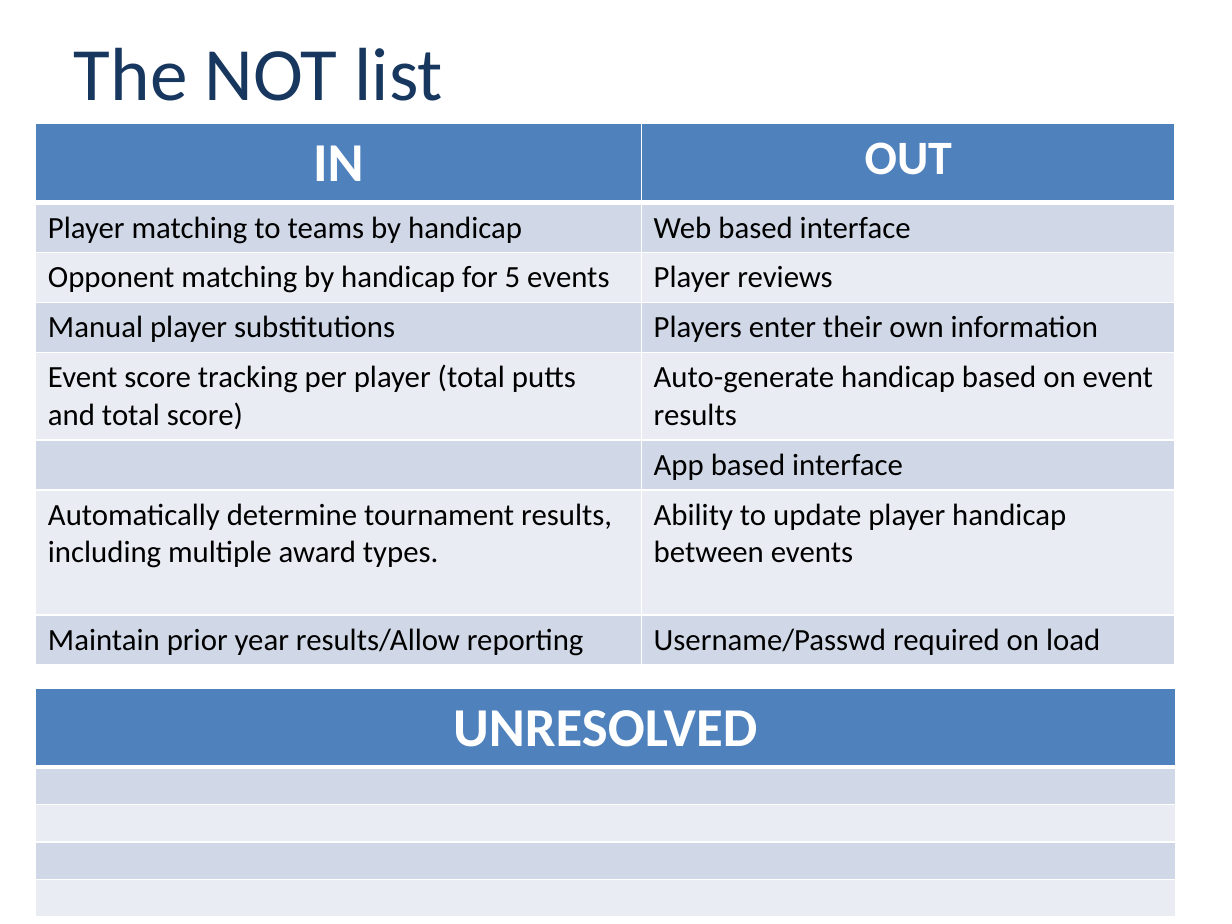
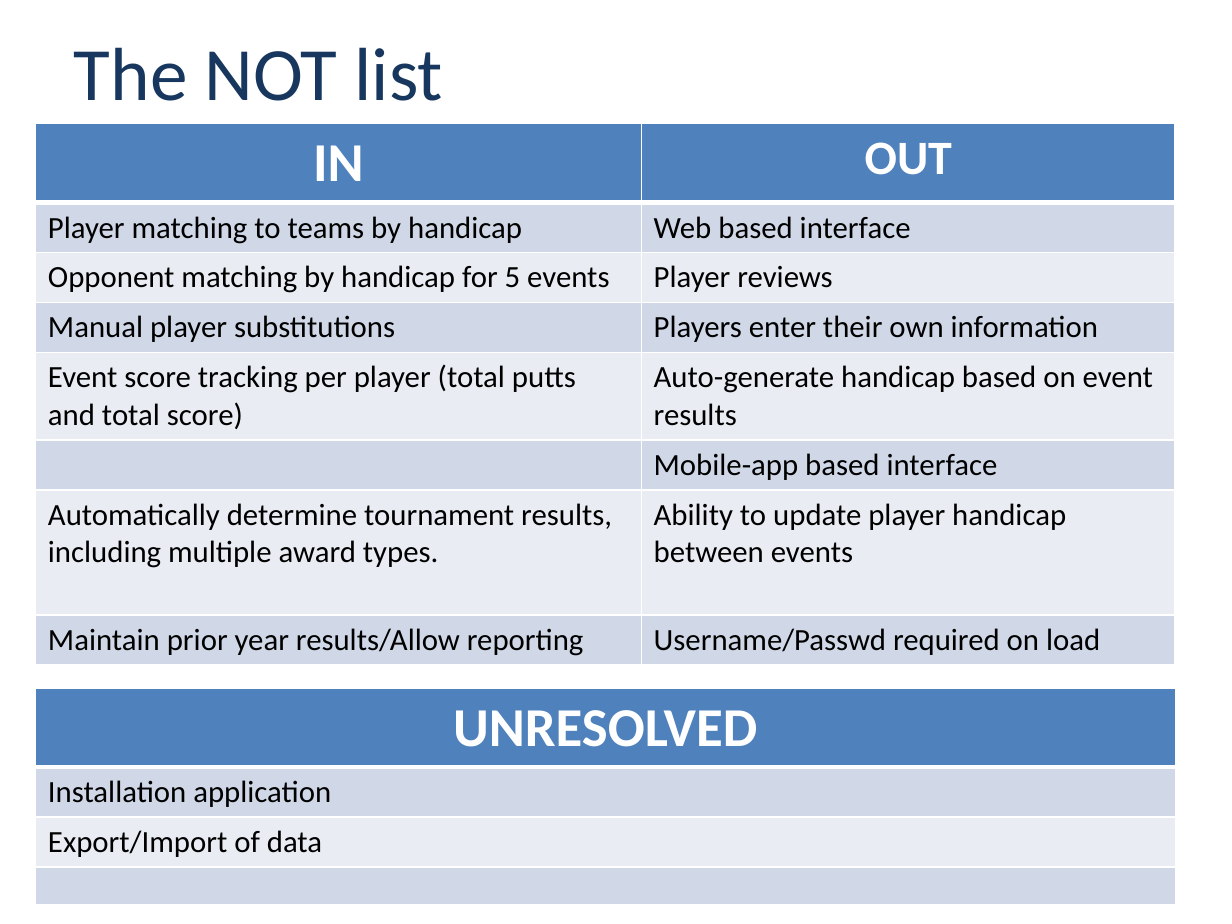
Before and after one commit to dustinfast/TeamPlayTracker, a slide deck: slide 5 of AWGA Inception Deck.pptx. Drawn at 1232x924 pixels with LibreOffice and Linux fonts; fonts in the diff are those of the drawing; background and template pictures are left out. Boxes give left, top, right and bottom in pixels: in the first picture for what was removed or moved away, otherwise in the second. Text is boxed around its words. In the diff, an @@ line names an element or a change of style, - is before the commit and + after.

```diff
--- a/AWGA Inception Deck.pptx
+++ b/AWGA Inception Deck.pptx
@@ table at box(36, 123, 1175, 660) @@
-row 6, column 2: App based interface
+row 6, column 2: Mobile-app based interface
@@ table at box(36, 687, 1175, 901) @@
+row 2: Installation application
+row 3: Export/Import of data
-row 3: 
-row 4: 
-row 5: 
```
Also in this commit, not shown: 2 other slides changed.
